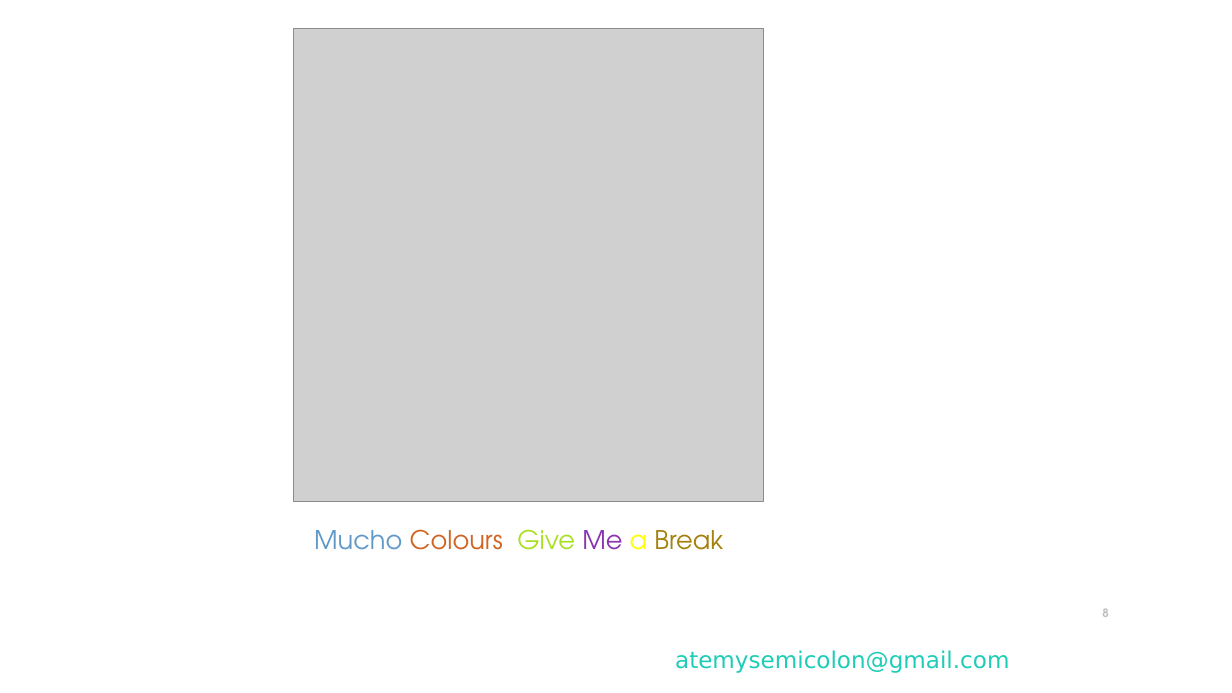
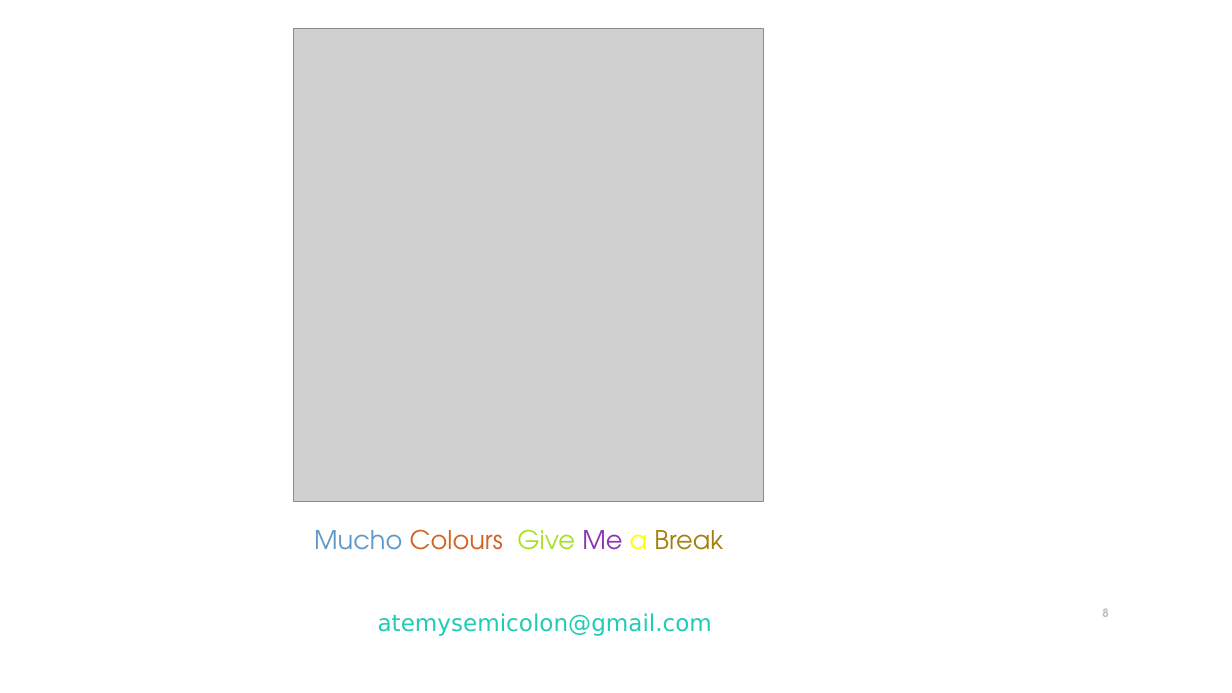
Before and after one commit to atemysemicolon/PyBCN, a slide deck: slide 8 of Presentation/Presentation.ppt. Drawn at 1232x693 pixels with LibreOffice and Linux fonts; fonts in the diff are those of the drawing; grey boxes stand for pictures; background and template pictures are left out. Boxes give left, top, right and bottom in pixels: in the first picture for what was removed or moved away, otherwise in the second. Text is boxed around its words. In the diff, an @@ line names an element or a change of style, - is before the commit and + after.

```diff
--- a/Presentation/Presentation.ppt
+++ b/Presentation/Presentation.ppt
@@ text "https://github.com/atemysemicolon": place and size @@
-text "https://github.com/atemysemicolon" at [636,650,1048,673]
+text "https://github.com/atemysemicolon" at [339,613,751,636]
```
Also in this commit, not shown: 3 other slides changed, 11 other files.
